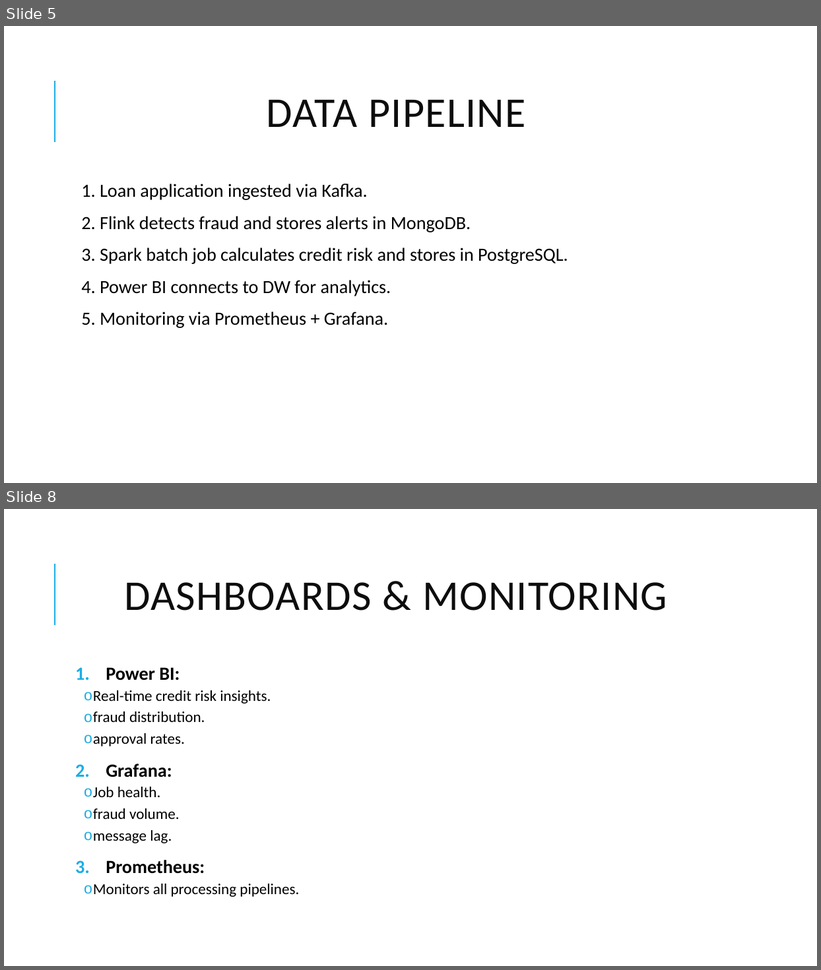
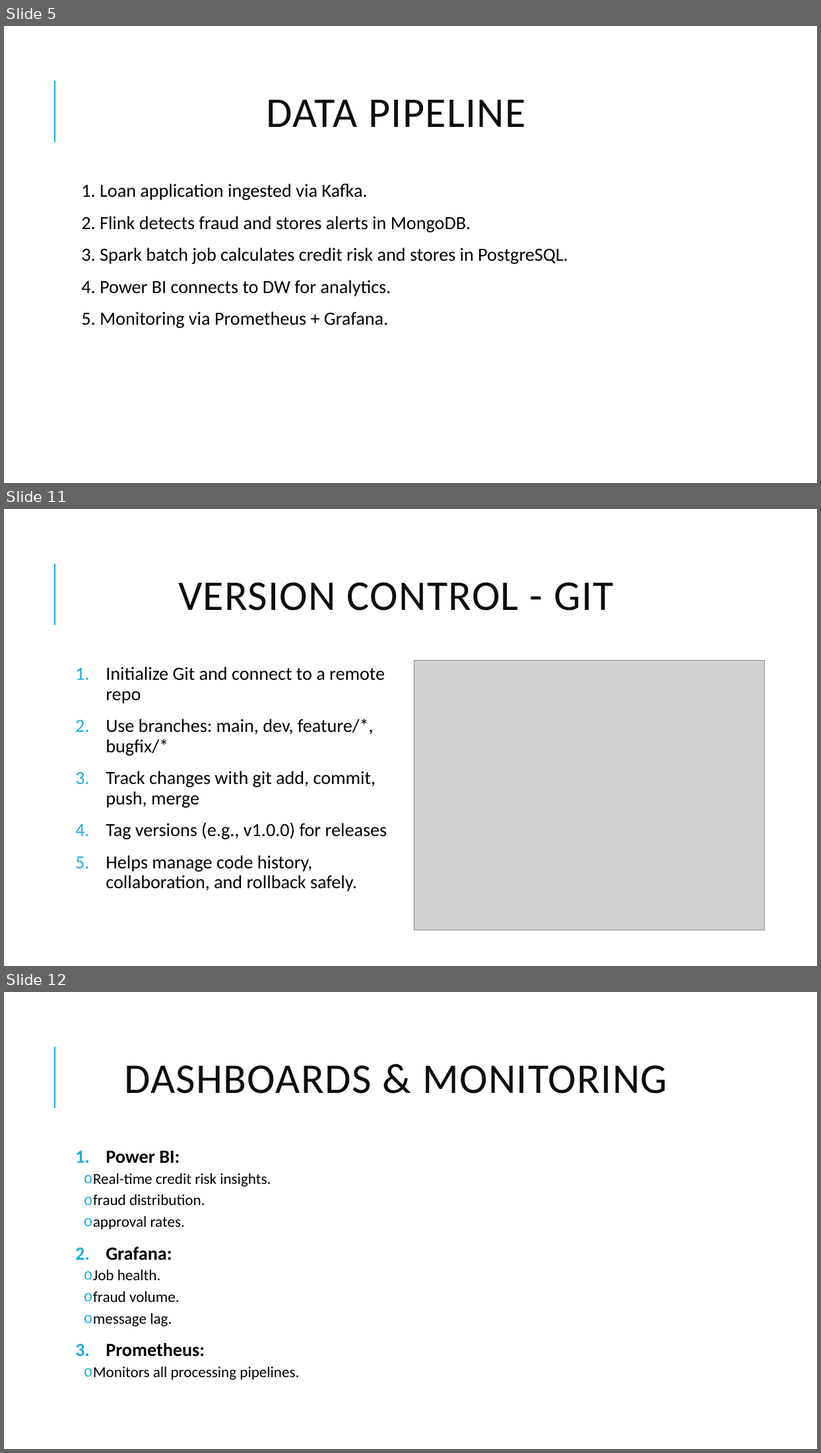
Before and after one commit to lawithus/Data-Engineering., a slide deck: Presentation.pptx. Shown one above the other, each under a label of ours: slides 5 and 8 before the commit, slides 5, 11 and 12 after it; the slides between them are not shown. The pictures are 821x970 and 821x1453 pixels, drawn with LibreOffice and Linux fonts; fonts in the diff are those of the drawing; grey boxes stand for pictures. Boxes give left, top, right and bottom in pixels: in the first picture for what was removed or moved away, otherwise in the second. Text is boxed around its words. In the diff, an @@ line names an element or a change of style, - is before the commit and + after.

Commit message:
Add files via upload
Added code snippets screenshots

```diff
--- a/Presentation.pptx
+++ b/Presentation.pptx
@@ slide 11 added at (x1=4, y1=509, x2=817, y2=966), background #FFFFFF; not listed: 1 template element that a slide beside it also shows @@
@@ title added at (x1=178, y1=582, x2=613, y2=611), 50 pt, text #0D0D0D @@
+VERSION CONTROL - GIT
@@ text added at (x1=106, y1=667, x2=387, y2=892), 22 pt, text #000000 @@
+1. Initialize Git and connect to a remote repo
+2. Use branches: main, dev, feature/*, bugfix/*
+3. Track changes with git add, commit, push, merge
+4. Tag versions (e.g., v1.0.0) for releases
+5. Helps manage code history, collaboration, and rollback safely.
@@ picture added at (x1=414, y1=661, x2=765, y2=931) @@
@@ what was slide 8 is now slide 12 @@
```
Also in this commit, not shown: 2 slides changed, 3 other slides added.
